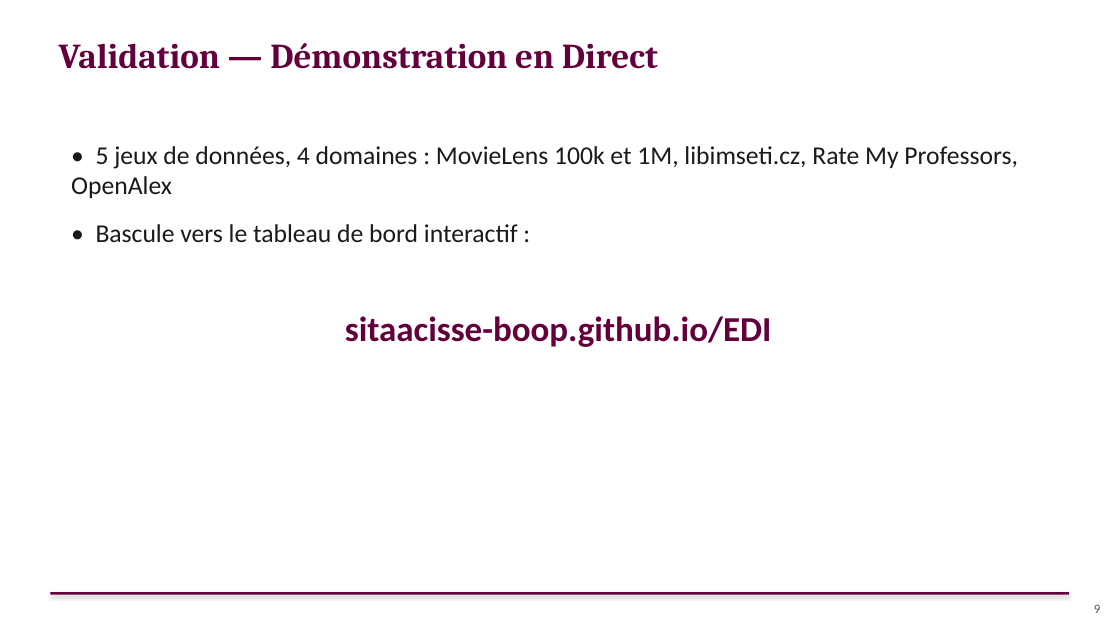
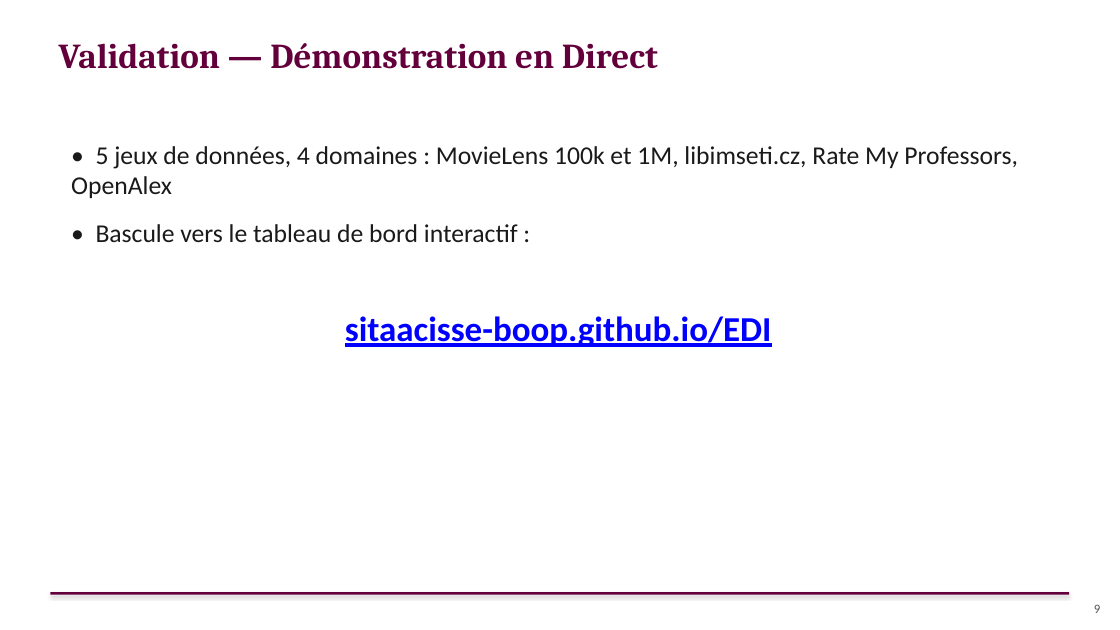
Before and after one commit to sitaacisse-boop/EDI, a slide deck: slide 9 of presentation/AURORA_Soutenance_FR.pptx. Drawn at 1120x630 pixels with LibreOffice and Linux fonts; fonts in the diff are those of the drawing. Boxes give left, top, right and bottom in pixels: in the first picture for what was removed or moved away, otherwise in the second. Text is boxed around its words. In the diff, an @@ line names an element or a change of style, - is before the commit and + after.

Commit message:
Rend le lien du tableau de bord cliquable sur la slide Validation

```diff
--- a/presentation/AURORA_Soutenance_FR.pptx
+++ b/presentation/AURORA_Soutenance_FR.pptx
@@ text "sitaacisse-boop.github.io/EDI" at (345,316,772,347): text colour #63003C to #0000FF, underline on @@
```
